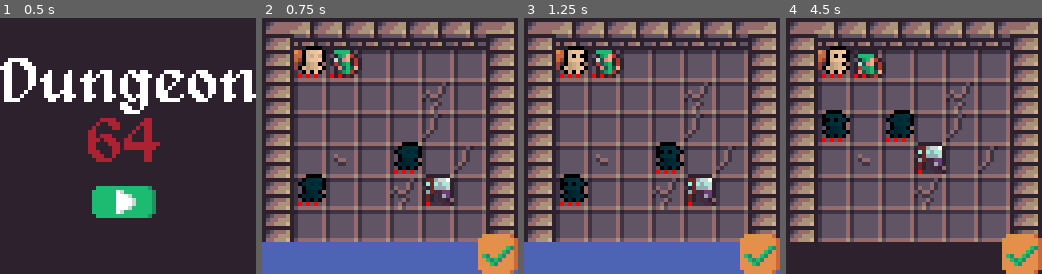
Above: before the commit, frames 1-4 (left to right).
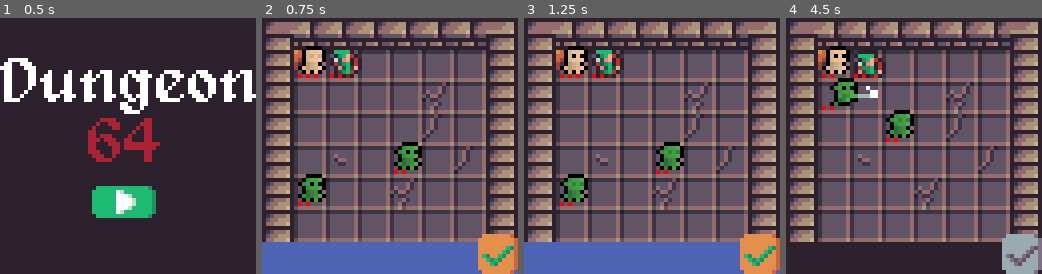
Above: after the commit, the same moments.

Repository: dyerw/Dungeon64
Game: Godot game, scene res://main.tscn
The game is run twice, just before and just after one commit, with the same random seed, the same clock (stepped at 60 frames per second) and the same inputs.
Inputs (mouse positions are in pixels of both pictures, inside the frame that each line leads up to):
- Up to frame 1 (0.5 s): no input
- Up to frame 2 (0.75 s): click (384, 202) at 0.5 s
- Up to frame 3 (1.25 s): no input
- Up to frame 4 (4.5 s): click (1021, 253) at 1.25 s; move the mouse to (970, 133) at 2.02 s; click (970, 133) at 2.17 s; move the mouse to (862, 158) at 2.77 s; click (862, 158) at 2.92 s; click (1021, 253) at 3.52 s; move the mouse to (939, 89) at 4.27 s; click (939, 89) at 4.42 s

Frame 1 is identical in both runs. In frame 2, 2.4% of the frame differs, in the area x 15-75%, y 50-74%; in frame 3, 2.8%; in frame 4, 6.5%, in the area x 14-100%, y 21-100%.
Error before the commit: Invalid get index 'position' (on base: 'Nil'). (res://screens/dungeon/GameBoard.gd:43)

Commit message:
Add rat

Diff:
--- a/units/BaseUnit/BaseUnit.tscn
+++ b/units/BaseUnit/BaseUnit.tscn
@@ -1,99 +1,135 @@
-[gd_scene load_steps=26 format=2]
+[gd_scene load_steps=34 format=2]
 
 [ext_resource path="res://units/BaseUnit/BaseUnit.gd" type="Script" id=1]
-[ext_resource path="res://images/Minifantasy_CreaturesHumanBaseWalk.png" type="Texture" id=2]
-[ext_resource path="res://images/Minifantasy_CreaturesHumanBaseIdle.png" type="Texture" id=3]
+[ext_resource path="res://images/Rat/rat_die.png" type="Texture" id=2]
+[ext_resource path="res://images/Rat/rat_move.png" type="Texture" id=3]
 [ext_resource path="res://units/BaseUnit/HealthPips.gd" type="Script" id=4]
+[ext_resource path="res://images/Rat/rat_attack.png" type="Texture" id=5]
+[ext_resource path="res://images/Rat/rat_idle.png" type="Texture" id=6]
 
-[sub_resource type="AtlasTexture" id=1]
+[sub_resource type="AtlasTexture" id=22]
+atlas = ExtResource( 5 )
+region = Rect2( 0, 0, 12, 10 )
+
+[sub_resource type="AtlasTexture" id=23]
+atlas = ExtResource( 5 )
+region = Rect2( 12, 0, 12, 10 )
+
+[sub_resource type="AtlasTexture" id=24]
+atlas = ExtResource( 5 )
+region = Rect2( 24, 0, 12, 10 )
+
+[sub_resource type="AtlasTexture" id=25]
+atlas = ExtResource( 5 )
+region = Rect2( 36, 0, 12, 10 )
+
+[sub_resource type="AtlasTexture" id=26]
+atlas = ExtResource( 5 )
+region = Rect2( 48, 0, 12, 10 )
+
+[sub_resource type="AtlasTexture" id=27]
+atlas = ExtResource( 5 )
+region = Rect2( 60, 0, 12, 10 )
+
+[sub_resource type="AtlasTexture" id=28]
+atlas = ExtResource( 5 )
+region = Rect2( 72, 0, 12, 10 )
+
+[sub_resource type="AtlasTexture" id=29]
+atlas = ExtResource( 6 )
+region = Rect2( 0, 0, 12, 10 )
+
+[sub_resource type="AtlasTexture" id=30]
+atlas = ExtResource( 6 )
+region = Rect2( 12, 0, 12, 10 )
+
+[sub_resource type="AtlasTexture" id=31]
+atlas = ExtResource( 6 )
+region = Rect2( 24, 0, 12, 10 )
+
+[sub_resource type="AtlasTexture" id=32]
+atlas = ExtResource( 6 )
+region = Rect2( 36, 0, 12, 10 )
+
+[sub_resource type="AtlasTexture" id=33]
+atlas = ExtResource( 6 )
+region = Rect2( 48, 0, 12, 10 )
+
+[sub_resource type="AtlasTexture" id=34]
+atlas = ExtResource( 6 )
+region = Rect2( 60, 0, 12, 10 )
+
+[sub_resource type="AtlasTexture" id=43]
+atlas = ExtResource( 2 )
+region = Rect2( 0, 0, 12, 10 )
+
+[sub_resource type="AtlasTexture" id=44]
+atlas = ExtResource( 2 )
+region = Rect2( 12, 0, 12, 10 )
+
+[sub_resource type="AtlasTexture" id=45]
+atlas = ExtResource( 2 )
+region = Rect2( 24, 0, 12, 10 )
+
+[sub_resource type="AtlasTexture" id=46]
+atlas = ExtResource( 2 )
+region = Rect2( 36, 0, 12, 10 )
+
+[sub_resource type="AtlasTexture" id=47]
+atlas = ExtResource( 2 )
+region = Rect2( 48, 0, 12, 10 )
+
+[sub_resource type="AtlasTexture" id=48]
+atlas = ExtResource( 2 )
+region = Rect2( 60, 0, 12, 10 )
+
+[sub_resource type="AtlasTexture" id=49]
+atlas = ExtResource( 2 )
+region = Rect2( 72, 0, 12, 10 )
+
+[sub_resource type="AtlasTexture" id=50]
+atlas = ExtResource( 2 )
+region = Rect2( 84, 0, 12, 10 )
+
+[sub_resource type="AtlasTexture" id=51]
+atlas = ExtResource( 2 )
+region = Rect2( 96, 0, 12, 10 )
+
+[sub_resource type="AtlasTexture" id=52]
+atlas = ExtResource( 2 )
+region = Rect2( 108, 0, 12, 10 )
+
+[sub_resource type="AtlasTexture" id=40]
 atlas = ExtResource( 3 )
-region = Rect2( 0, 0, 32, 32 )
+region = Rect2( 0, 0, 12, 10 )
 
-[sub_resource type="AtlasTexture" id=2]
+[sub_resource type="AtlasTexture" id=41]
 atlas = ExtResource( 3 )
-region = Rect2( 32, 0, 32, 32 )
+region = Rect2( 12, 0, 12, 10 )
 
-[sub_resource type="AtlasTexture" id=3]
+[sub_resource type="AtlasTexture" id=42]
 atlas = ExtResource( 3 )
-region = Rect2( 64, 0, 32, 32 )
-
-[sub_resource type="AtlasTexture" id=4]
-atlas = ExtResource( 3 )
-region = Rect2( 96, 0, 32, 32 )
-
-[sub_resource type="AtlasTexture" id=5]
-atlas = ExtResource( 3 )
-region = Rect2( 128, 0, 32, 32 )
-
-[sub_resource type="AtlasTexture" id=6]
-atlas = ExtResource( 3 )
-region = Rect2( 160, 0, 32, 32 )
-
-[sub_resource type="AtlasTexture" id=7]
-atlas = ExtResource( 3 )
-region = Rect2( 192, 0, 32, 32 )
-
-[sub_resource type="AtlasTexture" id=8]
-atlas = ExtResource( 3 )
-region = Rect2( 224, 0, 32, 32 )
-
-[sub_resource type="AtlasTexture" id=9]
-atlas = ExtResource( 3 )
-region = Rect2( 256, 0, 32, 32 )
-
-[sub_resource type="AtlasTexture" id=10]
-atlas = ExtResource( 3 )
-region = Rect2( 288, 0, 32, 32 )
-
-[sub_resource type="AtlasTexture" id=11]
-atlas = ExtResource( 3 )
-region = Rect2( 320, 0, 32, 32 )
-
-[sub_resource type="AtlasTexture" id=12]
-atlas = ExtResource( 3 )
-region = Rect2( 352, 0, 32, 32 )
-
-[sub_resource type="AtlasTexture" id=13]
-atlas = ExtResource( 3 )
-region = Rect2( 384, 0, 32, 32 )
-
-[sub_resource type="AtlasTexture" id=14]
-atlas = ExtResource( 3 )
-region = Rect2( 416, 0, 32, 32 )
-
-[sub_resource type="AtlasTexture" id=15]
-atlas = ExtResource( 3 )
-region = Rect2( 448, 0, 32, 32 )
-
-[sub_resource type="AtlasTexture" id=16]
-atlas = ExtResource( 3 )
-region = Rect2( 480, 0, 32, 32 )
-
-[sub_resource type="AtlasTexture" id=17]
-atlas = ExtResource( 2 )
-region = Rect2( 0, 0, 32, 32 )
-
-[sub_resource type="AtlasTexture" id=18]
-atlas = ExtResource( 2 )
-region = Rect2( 32, 0, 32, 32 )
-
-[sub_resource type="AtlasTexture" id=19]
-atlas = ExtResource( 2 )
-region = Rect2( 64, 0, 32, 32 )
-
-[sub_resource type="AtlasTexture" id=20]
-atlas = ExtResource( 2 )
-region = Rect2( 96, 0, 32, 32 )
+region = Rect2( 24, 0, 12, 10 )
 
 [sub_resource type="SpriteFrames" id=21]
 resource_local_to_scene = true
 animations = [ {
-"frames": [ SubResource( 1 ), SubResource( 2 ), SubResource( 3 ), SubResource( 4 ), SubResource( 5 ), SubResource( 6 ), SubResource( 7 ), SubResource( 8 ), SubResource( 9 ), SubResource( 10 ), SubResource( 11 ), SubResource( 12 ), SubResource( 13 ), SubResource( 14 ), SubResource( 15 ), SubResource( 16 ) ],
+"frames": [ SubResource( 22 ), SubResource( 23 ), SubResource( 24 ), SubResource( 25 ), SubResource( 26 ), SubResource( 27 ), SubResource( 28 ) ],
+"loop": true,
+"name": "attack",
+"speed": 5.0
+}, {
+"frames": [ SubResource( 29 ), SubResource( 30 ), SubResource( 31 ), SubResource( 32 ), SubResource( 33 ), SubResource( 34 ) ],
 "loop": true,
 "name": "default",
 "speed": 5.0
 }, {
-"frames": [ SubResource( 17 ), SubResource( 18 ), SubResource( 19 ), SubResource( 20 ) ],
+"frames": [ SubResource( 43 ), SubResource( 44 ), SubResource( 45 ), SubResource( 46 ), SubResource( 47 ), SubResource( 48 ), SubResource( 49 ), SubResource( 50 ), SubResource( 51 ), SubResource( 52 ) ],
+"loop": true,
+"name": "die",
+"speed": 5.0
+}, {
+"frames": [ SubResource( 40 ), SubResource( 41 ), SubResource( 42 ) ],
 "loop": true,
 "name": "move",
 "speed": 5.0
--- /dev/null
+++ b/units/Rat/Rat.tscn
@@ -0,0 +1,13 @@
+[gd_scene load_steps=2 format=2]
+
+[ext_resource path="res://units/BaseUnit/BaseUnit.tscn" type="PackedScene" id=1]
+
+[node name="Rat" instance=ExtResource( 1 )]
+movement = 3
+attacks = 1
+max_health = 1
+attack_range = 1
+damage = 1
+
+[node name="AnimatedSprite" parent="." index="0"]
+speed_scale = 1.5
--- a/util/LevelGenerator.gd
+++ b/util/LevelGenerator.gd
@@ -5,6 +5,7 @@
 var big_orc = preload("res://units/BigOrc/BigOrc.tscn")
 var fast_orc = preload("res://units/FastOrc/FastOrc.tscn")
 var necromancer = preload("res://units/Necromancer/Necromancer.tscn")
+var rat = preload("res://units/Rat/Rat.tscn")
 
 # Depth is how far into dungeon you currently are,
 # as it increases enemies get more difficult and
@@ -17,9 +18,9 @@
 }
 
 var rarities = ["common", "uncommon", "rare"]
-var common_enemies = [orc, big_orc, fast_orc]
+var common_enemies = [orc, rat]
 var uncommon_enemies = [big_orc]
-var rare_enemies = [fast_orc]
+var rare_enemies = [necromancer]
 var enemy_tables = [common_enemies, uncommon_enemies, rare_enemies]
 
 var all_possible_modifiers = ["max_health", "movement", "damage", "attack_range"] # TODO: Add range somehow
@@ -33,10 +34,9 @@
 	var enemy_table
 	while balance >= 0:
 		tier = decide_tier()
-		enemy_table = ArrayUtil.choose(enemy_tables)
+		enemy_table = enemy_tables[tier]
 		enemies.push_back(ArrayUtil.choose(enemy_table).instance())
 		balance -= (tier + 1)
-	enemies.push_back(necromancer.instance())
 	return enemies
 
 func get_reward_items():
Binary file added: images/Rat/rat_attack.png
Not shown, added: images/Rat/rat_attack.png.import
Binary file added: images/Rat/rat_die.png
Not shown, added: images/Rat/rat_die.png.import
Binary file added: images/Rat/rat_idle.png
Not shown, added: images/Rat/rat_idle.png.import
Binary file added: images/Rat/rat_move.png
Not shown, added: images/Rat/rat_move.png.import
